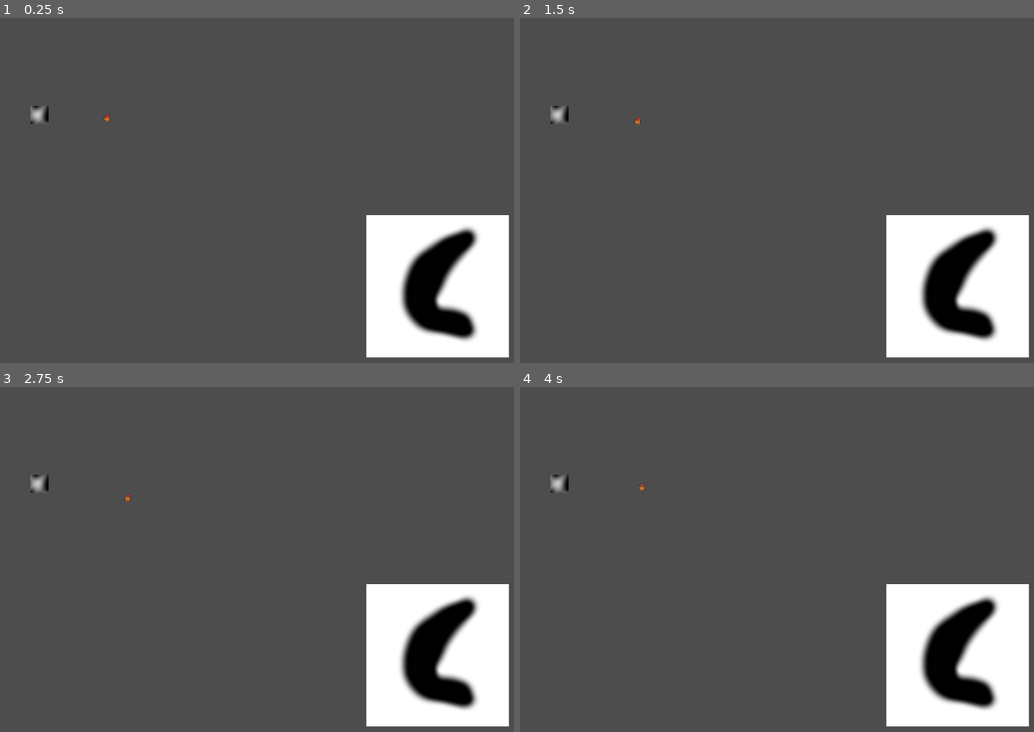
Above: before the commit, frames 1-4 (two rows, left to right).
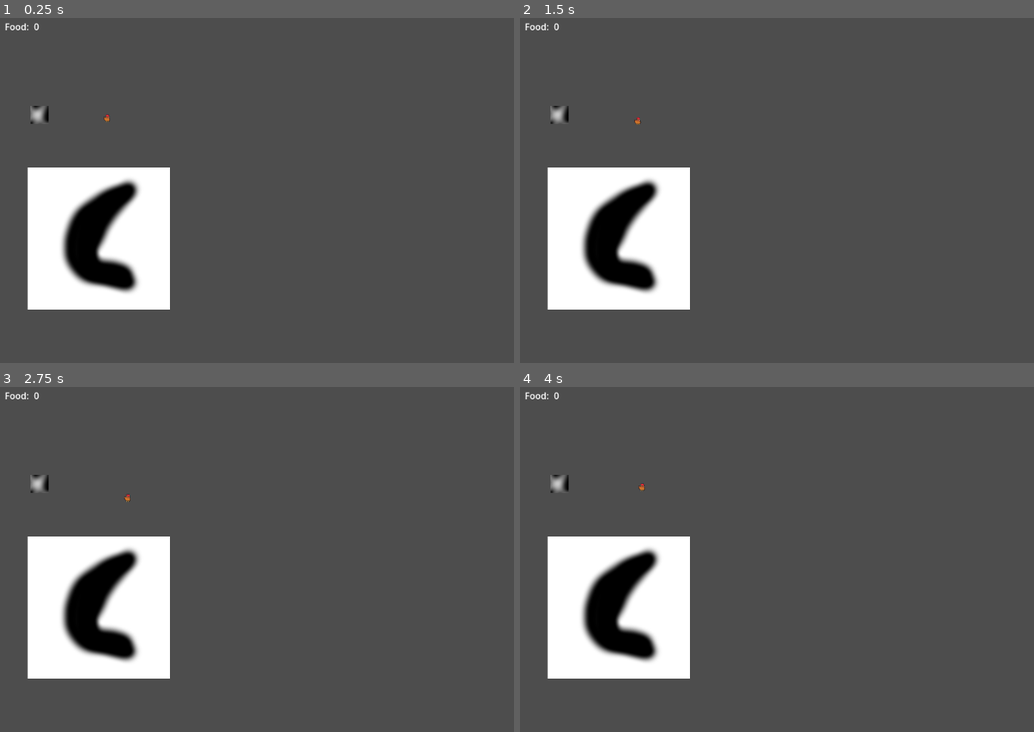
Above: after the commit, the same moments.

Repository: jackfruitgames/chickeeen
Game: Godot game, scene res://scenes/testscene/testscene.tscn
The game is run twice, just before and just after one commit, with the same random seed, the same clock (stepped at 60 frames per second) and the same inputs. This scene is started directly instead of the project's main scene.
Inputs:
- Up to frame 1 (0.25 s): no input
- Up to frame 2 (1.5 s): tap Enter at 0.5 s; hold Right (move_right) 0.53-1.28 s; tap Space at 1.25 s; hold Down (move_down) from 1.28 s (still down)
- Up to frame 3 (2.75 s): tap Enter at 2 s; release Down (move_down) at 2.03 s; hold Right (move_right) from 2.03 s (still down)
- Up to frame 4 (4 s): tap Space at 2.75 s; release Right (move_right) at 2.78 s; hold Up (move_up) 2.78-3.53 s; tap Enter at 3.5 s; hold Left (move_left) from 3.53 s (still down)

The runs differ from the first frame. In frame 1, 23% of the frame differs, in the area x 0-100%, y 1-99%; in frame 2, 23%; in frame 3, 23%; in frame 4, 23%.

Commit message:
Implement simple UI overlay

Diff:
--- a/scenes/testscene/testscene.tscn
+++ b/scenes/testscene/testscene.tscn
@@ -1,8 +1,9 @@
-[gd_scene load_steps=4 format=3 uid="uid://ce3m76ikq0w7o"]
+[gd_scene load_steps=5 format=3 uid="uid://ce3m76ikq0w7o"]
 
 [ext_resource type="PackedScene" uid="uid://cs8d3sukjl1q7" path="res://scenes/chicken/chicken.tscn" id="1_ko0ko"]
 [ext_resource type="PackedScene" uid="uid://bbpcd0gp83hu8" path="res://scenes/food/food.tscn" id="2_23w14"]
 [ext_resource type="PackedScene" uid="uid://d7hhbhwn8gkb" path="res://scenes/wolf/wolf.tscn" id="3_fa1vf"]
+[ext_resource type="PackedScene" uid="uid://80jawqck3m24" path="res://scenes/ui/ui.tscn" id="4_hf3ja"]
 
 [node name="testscene" type="Node2D"]
 
@@ -10,7 +11,9 @@
 position = Vector2(200, 200)
 
 [node name="food" parent="." instance=ExtResource("2_23w14")]
-position = Vector2(780, 496)
+position = Vector2(185, 412)
 
 [node name="wolf" parent="." instance=ExtResource("3_fa1vf")]
 position = Vector2(81, 195)
+
+[node name="UILayer" parent="." instance=ExtResource("4_hf3ja")]
--- /dev/null
+++ b/scenes/ui/UpdateScore.gd
@@ -0,0 +1,4 @@
+extends Label
+
+func _process(delta):
+	text = str(GameState.score)
--- /dev/null
+++ b/scenes/ui/ui.tscn
@@ -0,0 +1,29 @@
+[gd_scene load_steps=2 format=3 uid="uid://80jawqck3m24"]
+
+[ext_resource type="Script" path="res://scenes/ui/UpdateScore.gd" id="1_v5b37"]
+
+[node name="UILayer" type="CanvasLayer"]
+
+[node name="ui" type="Control" parent="."]
+layout_mode = 3
+anchors_preset = 15
+anchor_right = 1.0
+anchor_bottom = 1.0
+grow_horizontal = 2
+grow_vertical = 2
+
+[node name="HBoxContainer" type="HBoxContainer" parent="ui"]
+layout_mode = 0
+offset_left = 20.0
+offset_top = 20.0
+offset_right = 81.0
+offset_bottom = 60.0
+
+[node name="FoodLabel" type="Label" parent="ui/HBoxContainer"]
+layout_mode = 2
+text = "Food: "
+
+[node name="ScoreValueLabel" type="Label" parent="ui/HBoxContainer"]
+layout_mode = 2
+text = "0"
+script = ExtResource("1_v5b37")
